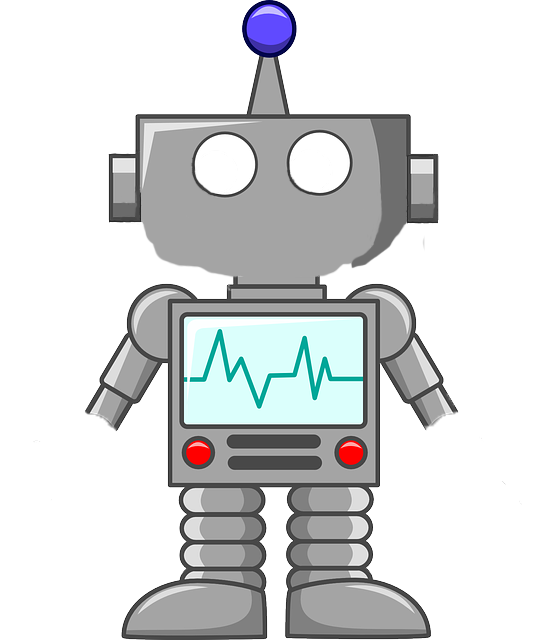
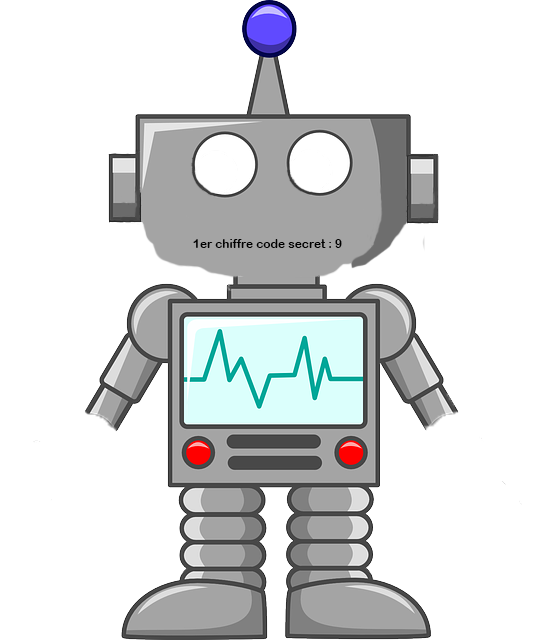
Layered file, before and after one edit (543 x 640). Changes by layer:
removed layer "Calque 1" over (193, 239, 342, 248)
added layer "1er chiffre code secret : 9" above "Calque 0" over (193, 239, 342, 248)
painted on "Calque 0" over (193, 239, 342, 248)
